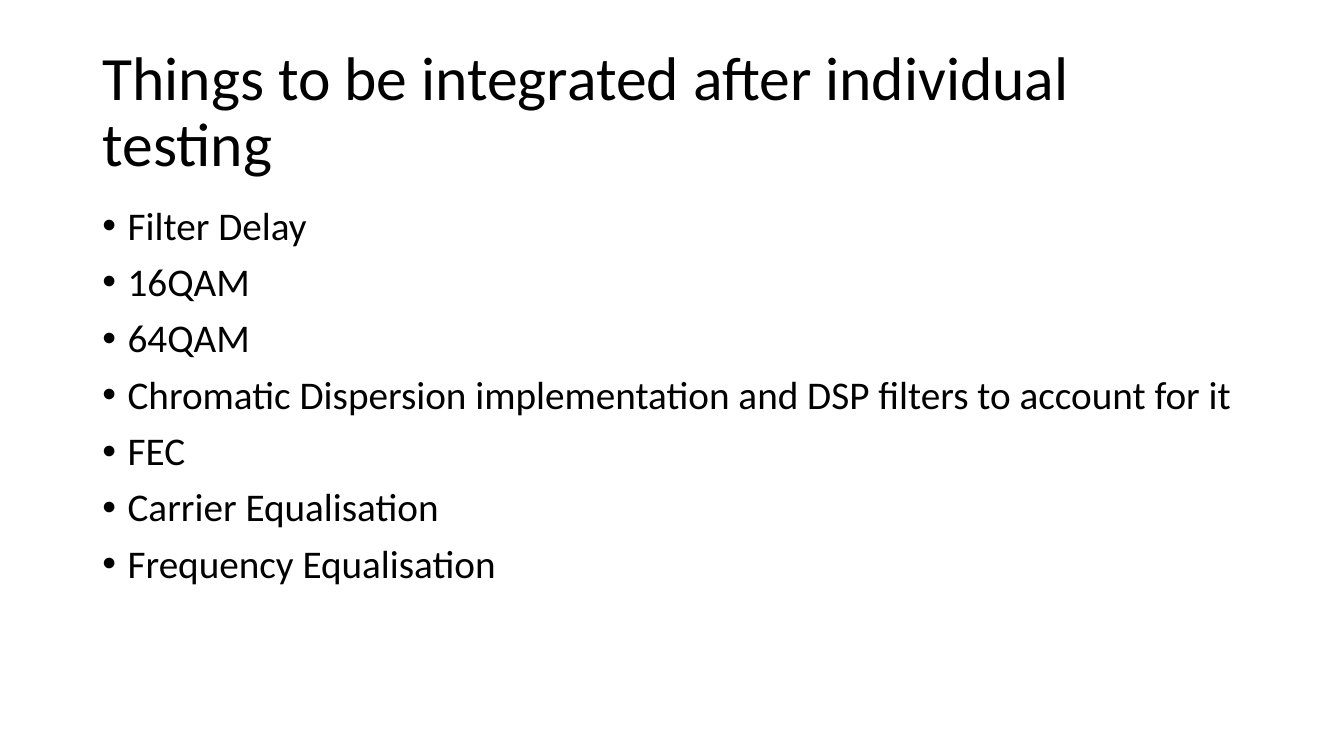
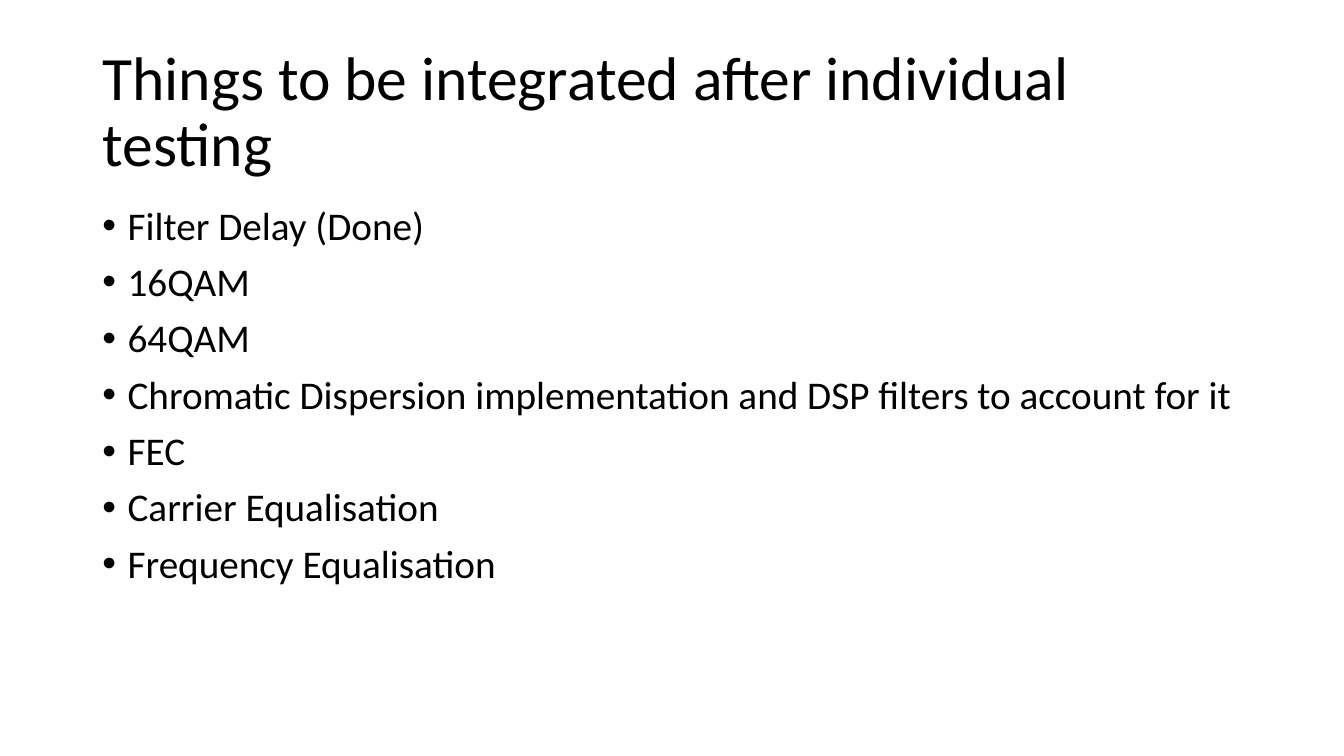
Before and after one commit to Emc54/CoherentTransceivers, a slide deck: slide 15 of Master's meetings presentation.pptx (slide 14 before the commit). Drawn at 1344x756 pixels with LibreOffice and Linux fonts; fonts in the diff are those of the drawing. Boxes give left, top, right and bottom in pixels: in the first picture for what was removed or moved away, otherwise in the second. Text is boxed around its words. In the diff, an @@ line names an element or a change of style, - is before the commit and + after.

Commit message:
Implemented autocorellation for delay detection, beginning different modulation schemes

```diff
--- a/Master's meetings presentation.pptx
+++ b/Master's meetings presentation.pptx
@@ text at (128, 211, 423, 247): text changed @@
-• Filter Delay
+• Filter Delay (Done)
```
Also in this commit, not shown: 1 other slide changed, 1 slide added, 3 other files.
